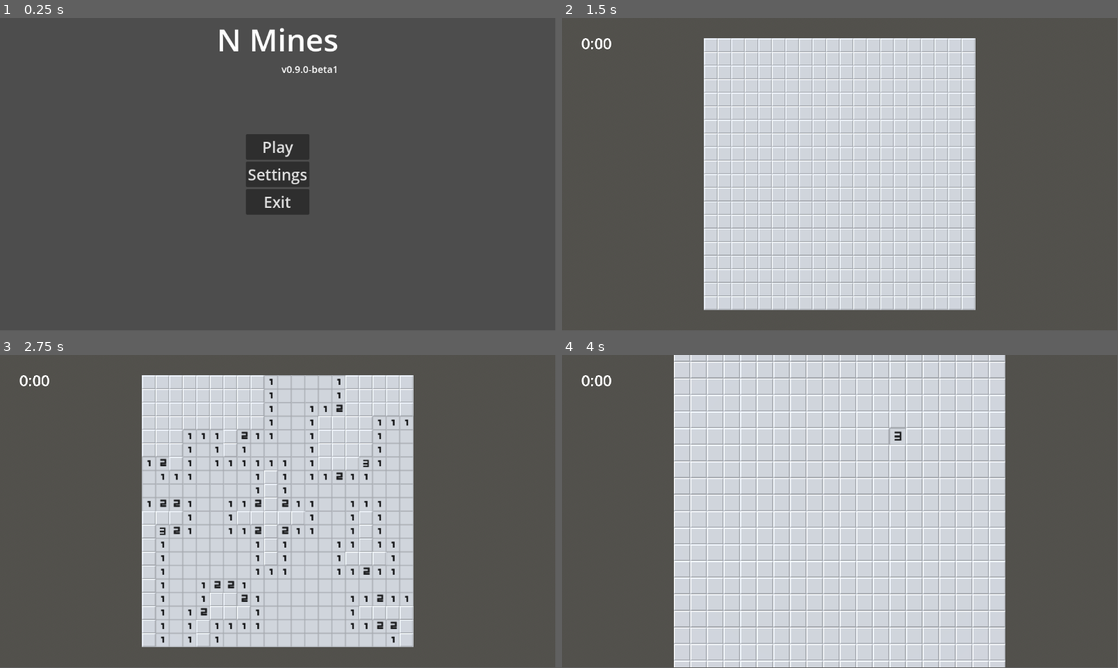
Above: before the commit, frames 1-4 (two rows, left to right).
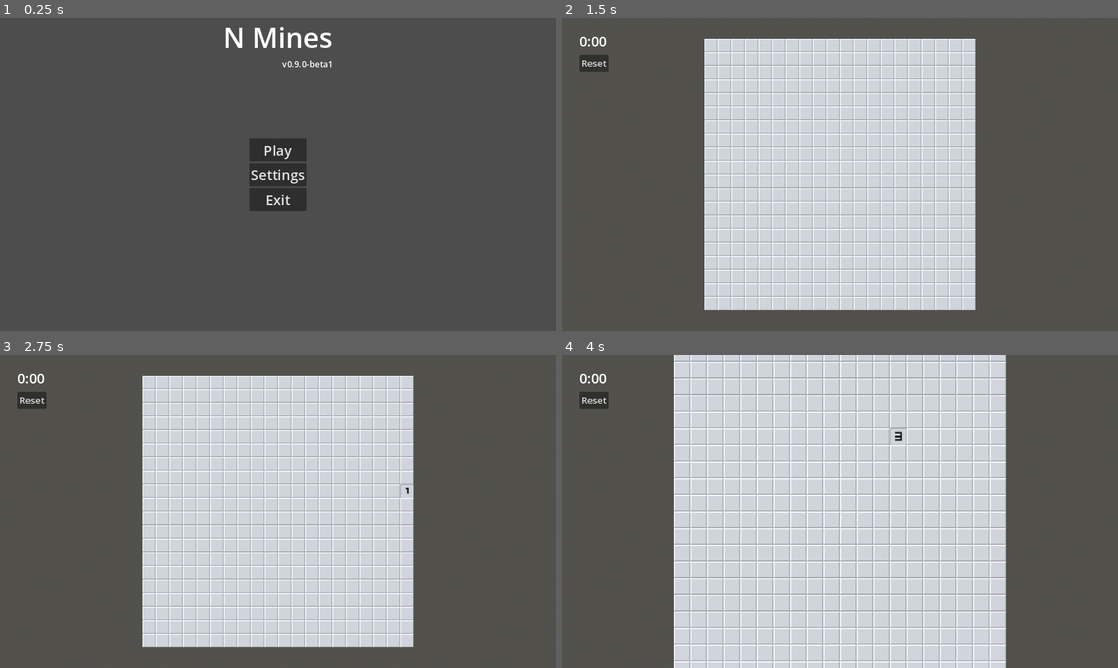
Above: after the commit, the same moments.

Repository: Enn3Developer/n_minesweeper
Game: Godot game, scene res://scenes/menu.tscn
Two runs of this game, one before a commit and one after it. Both use one fixed random seed, a clock stepped at 60 frames per second and the inputs below.
Inputs (mouse positions are in pixels of both pictures, inside the frame that each line leads up to):
- Up to frame 1 (0.25 s): no input
- Up to frame 2 (1.5 s): click "Play" at 0.5 s; click (595, 61) at 1.25 s, where only the run after the commit has a clickable "Reset"
- Up to frame 3 (2.75 s): tap Enter at 2 s; move the mouse to (400, 495) at 2.02 s; hold . (multi_swipe_down_right) from 2.03 s (still down); hold Middle mouse button (multi_touch) from 2.03 s (still down); click (400, 495) at 2.17 s
- Up to frame 4 (4 s): release . (multi_swipe_down_right) at 2.75 s; release Middle mouse button (multi_touch) at 2.75 s; tap R (reset) at 2.75, 3.5 s; drag from (728, 527) to (812, 574) at 2.77 s; move the mouse to (895, 442) at 3.52 s; hold . (multi_swipe_down_right) from 3.53 s (still down); hold Mouse wheel up (pinch_outward) from 3.53 s (still down); click (895, 442) at 3.67 s
In our replay, the window is 799x449 before the commit and 800x450 after it. These sizes can differ from the game's own. Grey fills any space a smaller window leaves; there, only what the larger window draws over its background counts as a difference.

The runs differ from the first frame. In frame 1, 2.0% of the frame differs, in the area x 39-61%, y 2-63%; in frame 2, 6.7%; in frame 3, 7.5%, in the area x 3-75%, y 6-94%; in frame 4, 6.7%.

Commit message:
fixed ui scaling and added reset button

Diff:
--- a/project.godot
+++ b/project.godot
@@ -25,6 +25,13 @@
 [debug]
 
 settings/stdout/print_fps=true
+
+[display]
+
+window/size/viewport_width=1280
+window/size/viewport_height=720
+window/stretch/mode="canvas_items"
+window/stretch/aspect="expand"
 
 [dotnet]
 
--- a/scenes/game.tscn
+++ b/scenes/game.tscn
@@ -45,10 +45,23 @@
 transform = Transform3D(1, 0, 0, 0, -4.37114e-08, 1, 0, -1, -4.37114e-08, 0, 10, 0)
 script = ExtResource("4_pe86x")
 
-[node name="Time" type="Label" parent="Camera3D"]
+[node name="Stats" type="VBoxContainer" parent="Camera3D"]
 offset_left = 40.0
 offset_top = 30.0
 offset_right = 104.0
-offset_bottom = 75.0
+offset_bottom = 87.0
+theme_override_constants/separation = 10
+
+[node name="Time" type="Label" parent="Camera3D/Stats"]
+layout_mode = 2
 theme_override_font_sizes/font_size = 32
 text = "0:00"
+
+[node name="Reset" type="Button" parent="Camera3D/Stats"]
+layout_mode = 2
+tooltip_text = "Reset board (R)"
+mouse_filter = 1
+theme_override_font_sizes/font_size = 22
+text = "Reset"
+
+[connection signal="pressed" from="Camera3D/Stats/Reset" to="." method="_on_reset_pressed"]
--- a/scripts/game.gd
+++ b/scripts/game.gd
@@ -1,6 +1,6 @@
 extends Node3D
 
-@onready var time_label := $Camera3D/Time
+@onready var time_label := $Camera3D/Stats/Time
 
 @export var cell_mesh: Mesh
 @export var camera: Camera3D
@@ -79,25 +79,26 @@
 		mouse_event.pressed = true
 		mouse_event.button_index = MOUSE_BUTTON_LEFT
 		mouse_event.position = touch_event.position
-		Input.parse_input_event(mouse_event)
+		get_viewport().push_input(mouse_event, true)
 		var new_event := mouse_event.duplicate(true)
 		new_event.pressed = false
-		Input.parse_input_event(new_event)
+		get_viewport().push_input(new_event, true)
 	elif event is InputEventSingleScreenLongPress:
 		var touch_event: InputEventSingleScreenLongPress = event
 		var mouse_event := InputEventMouseButton.new()
 		mouse_event.pressed = true
 		mouse_event.button_index = MOUSE_BUTTON_RIGHT
 		mouse_event.position = touch_event.position
-		Input.parse_input_event(mouse_event)
+		get_viewport().push_input(mouse_event, true)
 		var new_event := mouse_event.duplicate(true)
 		new_event.pressed = false
-		Input.parse_input_event(new_event)
+		get_viewport().push_input(new_event, true)
 
 func click_show(position: Vector2i):
 	var index := position.y * width + position.x
 	if not generated:
 		generate_grid(position)
+	if flagged_grid.decode_s8(index) == 1: return
 	if grid.decode_s8(index) == -1:
 		prepare_lose()
 		return
@@ -226,3 +227,6 @@
 
 func reset():
 	get_tree().change_scene_to_file(current_scene_path)
+
+func _on_reset_pressed() -> void:
+	reset()
--- a/scripts/game_settings.gd
+++ b/scripts/game_settings.gd
@@ -25,11 +25,10 @@
 	if event is InputEventScreenTouch and emulate_mouse:
 		var touch_event: InputEventScreenTouch = event
 		var mouse_event := InputEventMouseButton.new()
-		mouse_event.window_id = touch_event.window_id
 		mouse_event.position = touch_event.position
 		mouse_event.pressed = touch_event.pressed
 		mouse_event.button_index = MOUSE_BUTTON_LEFT
-		Input.parse_input_event(mouse_event)
+		get_viewport().push_input(mouse_event, true)
 	elif event is InputEventScreenDrag and emulate_mouse:
 		var drag_event: InputEventScreenDrag = event
 		var mouse_event := InputEventMouseMotion.new()
@@ -41,5 +40,6 @@
 		mouse_event.tilt = drag_event.tilt
 		mouse_event.velocity = drag_event.velocity
 		mouse_event.position = drag_event.position
+		mouse_event.global_position = drag_event.position
 		mouse_event.window_id = drag_event.window_id
-		Input.parse_input_event(mouse_event)
+		get_viewport().push_input(mouse_event, true)
